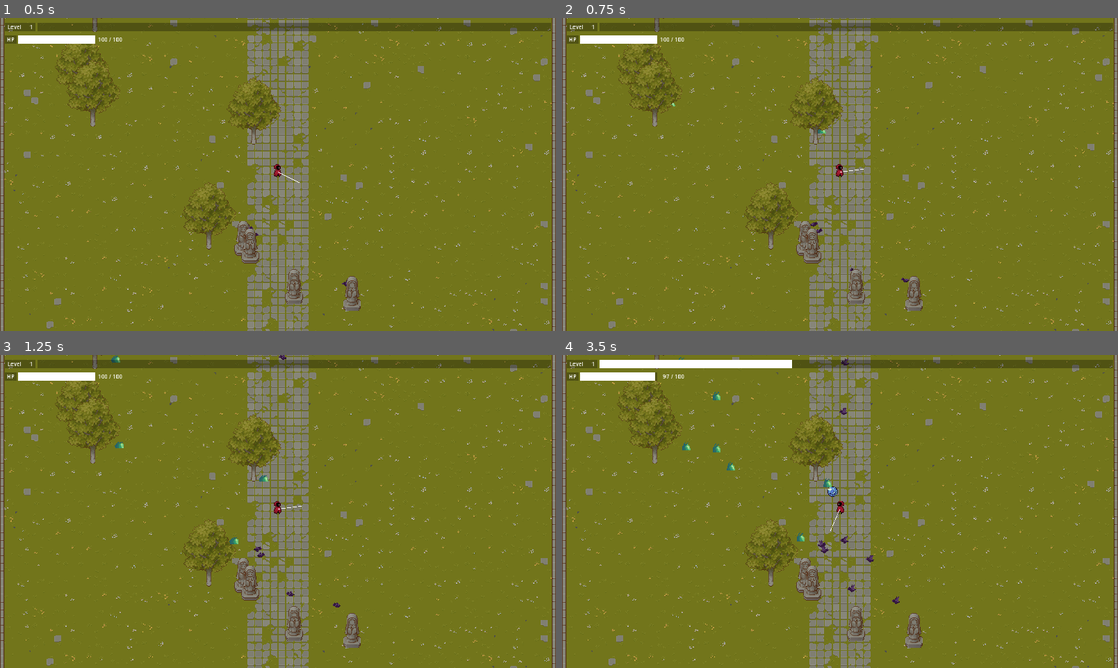
Above: before the commit, frames 1-4 (two rows, left to right).
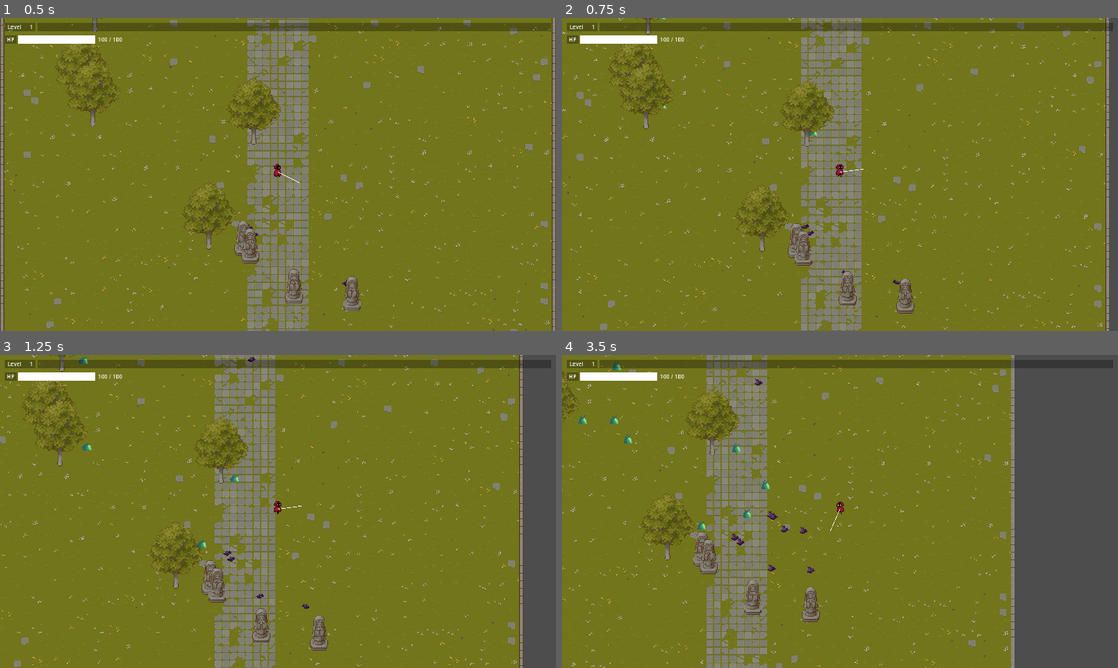
Above: after the commit, the same moments.

Repository: reyhanfarabi/project-survive
Game: Godot game, scene res://scenes/game.tscn
The game is run twice, just before and just after one commit, with the same random seed, the same clock (stepped at 60 frames per second) and the same inputs. The project has no main scene, so this scene is started directly.
Inputs (mouse positions are in pixels of both pictures, inside the frame that each line leads up to):
- Up to frame 1 (0.5 s): no input
- Up to frame 2 (0.75 s): tap Enter at 0.5 s; move the mouse to (962, 158) at 0.52 s; hold D (right) from 0.53 s (still down); tap W (top) at 0.6 s
- Up to frame 3 (1.25 s): keep holding D (right)
- Up to frame 4 (3.5 s): move the mouse to (728, 527) at 1.27 s; release D (right) at 1.28 s; hold S (down) 1.28-2.03 s; tap W (top) at 1.35, 2.1, 2.85 s; move the mouse to (895, 442) at 2.02 s; hold D (right) from 2.03 s (still down); move the mouse to (812, 574) at 2.77 s

Frame 1 is identical in both runs. In frame 2, 15% of the frame differs, in the area x 0-100%, y 0-100%; in frame 3, 24%; in frame 4, 40%.
Error before the commit: Invalid assignment of property or key 'velocity' with value of type 'Vector2' on a base object of type 'null instance'. (res://scripts/player/player_movement_c…

Commit message:
fix error cannot play because no reference to body and animation player on player movement component

Diff:
--- a/scenes/player.tscn
+++ b/scenes/player.tscn
@@ -227,7 +227,9 @@
 "": SubResource("AnimationLibrary_100jl")
 }
 
-[node name="PlayerMovementComponent" parent="." instance=ExtResource("5_hm3sn")]
+[node name="PlayerMovementComponent" parent="." node_paths=PackedStringArray("_body", "_animation_player") instance=ExtResource("5_hm3sn")]
+_body = NodePath("..")
+_animation_player = NodePath("../AnimationPlayer")
 
 [node name="PlayerLookAtComponent" type="Node2D" parent="."]
 
